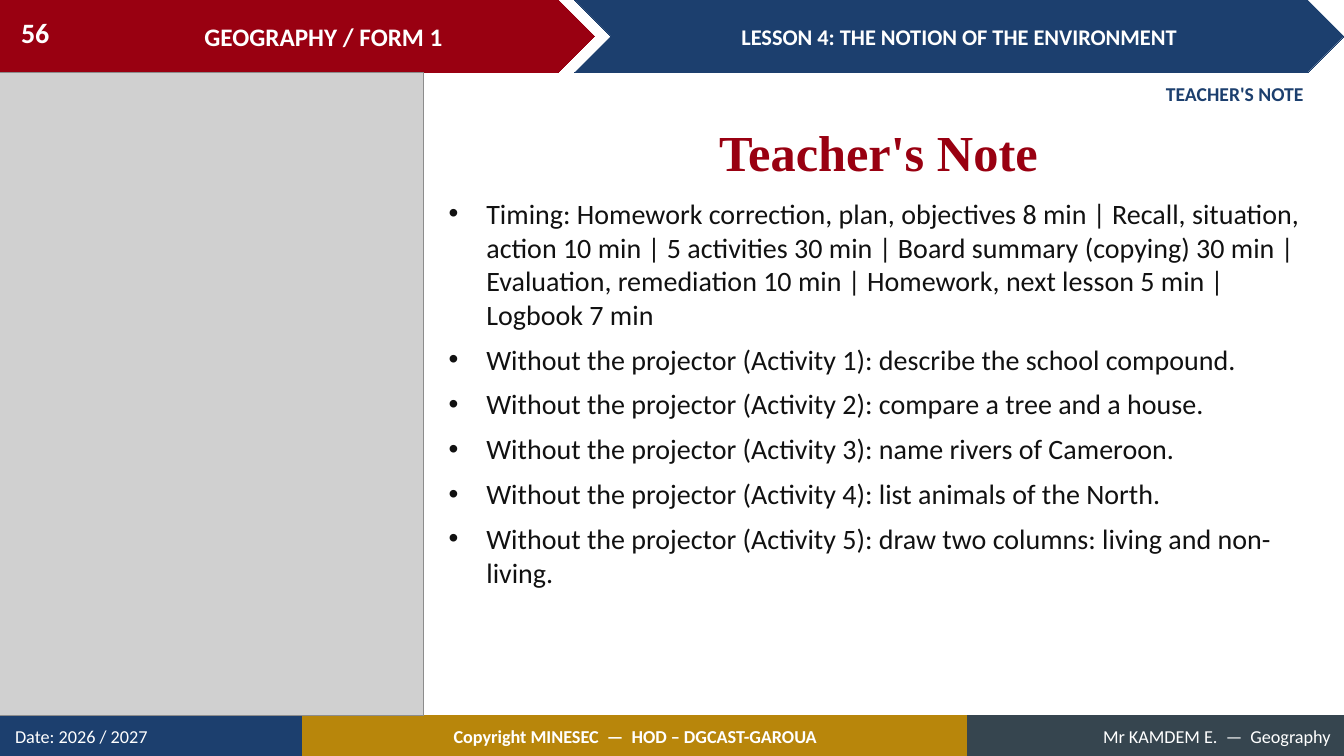
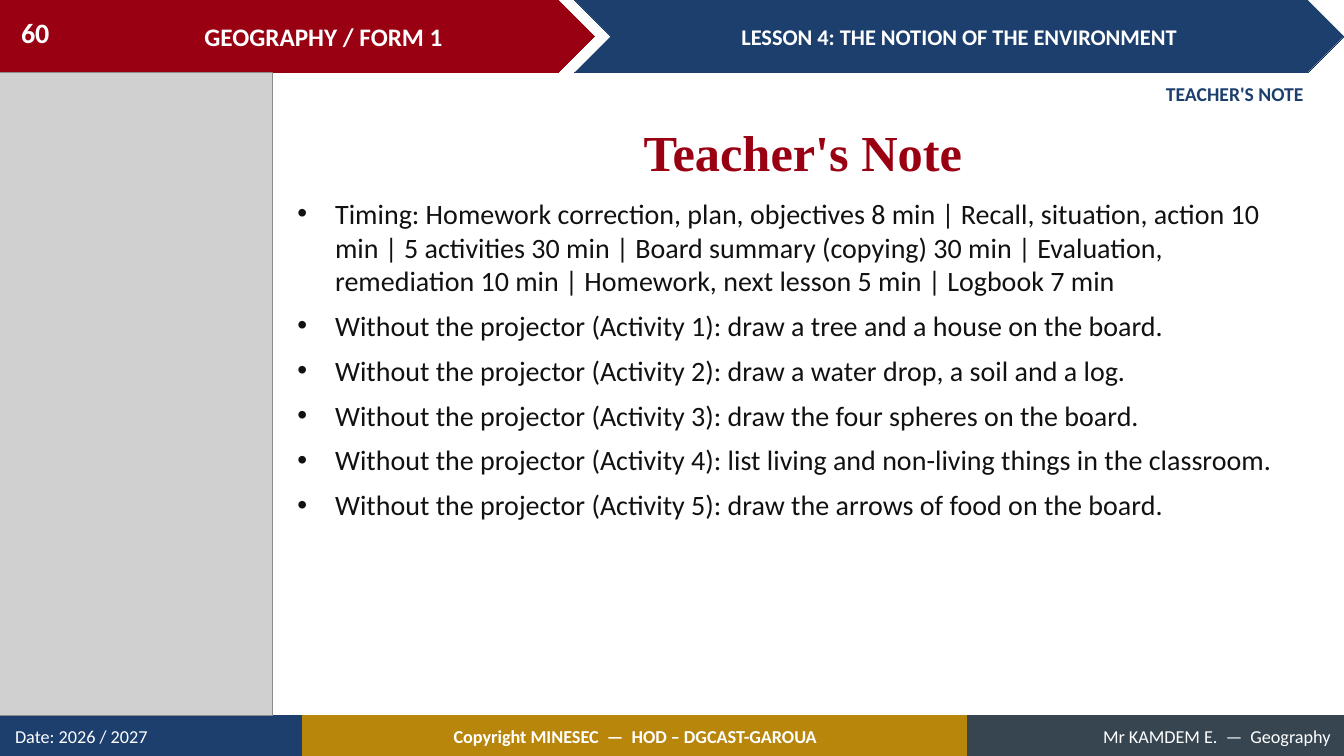
Before and after one commit to Berthautk/linea-github, a slide deck: slide 60 of lecons/F1/07_F1_M2_L04_The_Notion_of_the_Environment.pptx (slide 56 before the commit). Drawn at 1344x756 pixels with LibreOffice and Linux fonts; fonts in the diff are those of the drawing; grey boxes stand for pictures. Boxes give left, top, right and bottom in pixels: in the first picture for what was removed or moved away, otherwise in the second. Text is boxed around its words. In the diff, an @@ line names an element or a change of style, - is before the commit and + after.

```diff
--- a/lecons/F1/07_F1_M2_L04_The_Notion_of_the_Environment.pptx
+++ b/lecons/F1/07_F1_M2_L04_The_Notion_of_the_Environment.pptx
@@ page number at [21,24,49,44]: text changed @@
-56
+60
@@ picture: place and size @@
-picture at [0,73,423,716]
+picture at [0,73,272,716]
@@ text "Teacher's Note": place and size @@
-text "Teacher's Note" at [719,136,1038,172]
+text "Teacher's Note" at [644,136,962,172]
@@ text "Timing: Homework correction, plan, objectives ...": place and size @@
-text "Timing: Homework correction, plan, objectives ..." at [486,204,1299,588]
+text "Timing: Homework correction, plan, objectives ..." at [335,204,1271,520]
@@ text at [335,315,1271,520]: text changed @@
-• Without the projector (Activity 1): describe the school compound.
-• Without the projector (Activity 2): compare a tree and a house.
-• Without the projector (Activity 3): name rivers of Cameroon.
-• Without the projector (Activity 4): list animals of the North.
-• Without the projector (Activity 5): draw two columns: living and non-living.
+• Without the projector (Activity 1): draw a tree and a house on the board.
+• Without the projector (Activity 2): draw a water drop, a soil and a log.
+• Without the projector (Activity 3): draw the four spheres on the board.
+• Without the projector (Activity 4): list living and non-living things in the classroom.
+• Without the projector (Activity 5): draw the arrows of food on the board.
```
Also in this commit, not shown: 26 other slides changed, 12 slides added, 9 slides removed, 8 other files.
